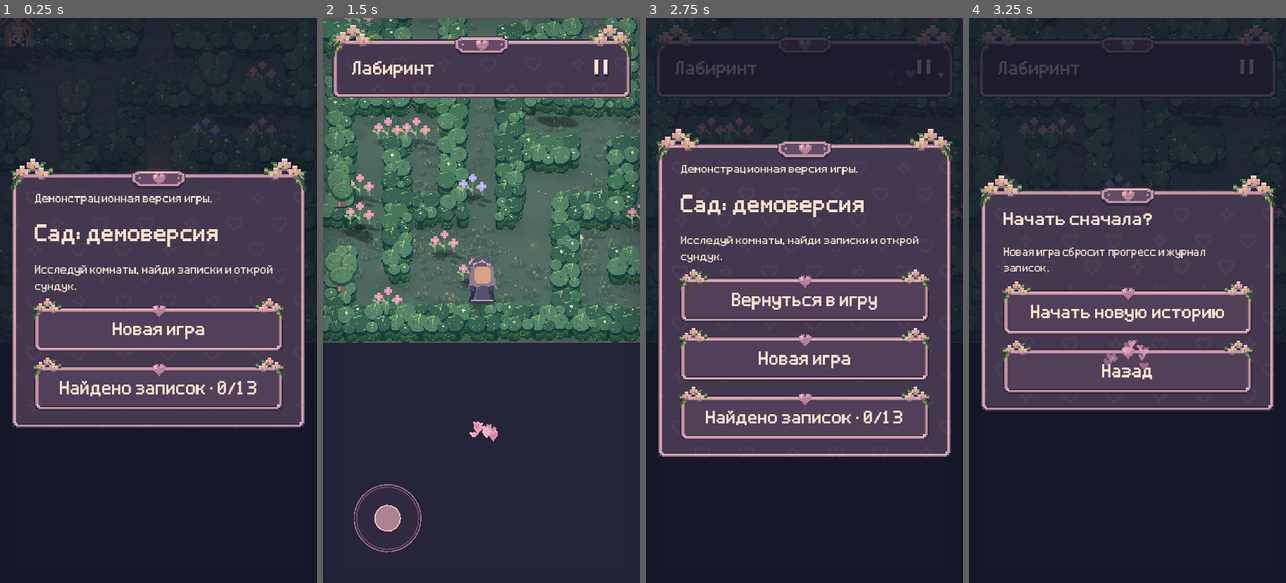
Above: before the commit, frames 1-4 (left to right).
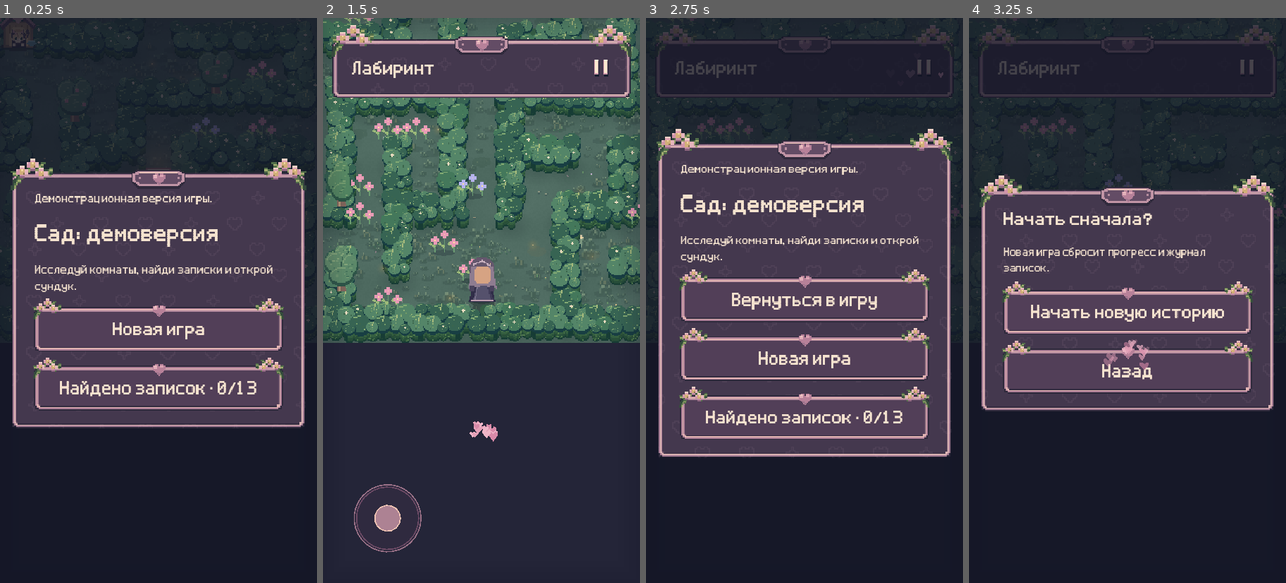
Above: after the commit, the same moments.

Repository: NQUAREx/dina-lovely
Game: Godot game, scene res://main.tscn
Same seed, same stepped clock (60 frames per second), same inputs: the game is played once before the commit and once after it. Sound files missing from this copy of the repository are replaced by a short silence.
Inputs (mouse positions are in pixels of both pictures, inside the frame that each line leads up to):
- Up to frame 1 (0.25 s): no input
- Up to frame 2 (1.5 s): click "Новая игра" at 0.5 s; click "Пойдём" at 1.25 s
- Up to frame 3 (2.75 s): click (924, 68) at 2 s
- Up to frame 4 (3.25 s): click "Новая игра" at 2.75 s

The runs differ from the first frame. In frame 2, 0.6% of the frame differs, in the area x 5-100%, y 17-48%; in frame 3, less than 0.1%; in frame 4, less than 0.1%.

Commit message:
Revert "Experiment with layered silhouette shadows and floor contact occlusion"
This reverts commit 74d3edac17de6b5ea097c690eaf975eb3dfeea0c.

Diff:
--- a/scripts/game.gd
+++ b/scripts/game.gd
@@ -26,7 +26,6 @@
 var companion:=preload("res://scripts/cat_companion.gd").new(self)
 var weapon_crates:=preload("res://scripts/weapon_crates.gd").new(self)
 var scene_fx:=preload("res://scripts/scene_fx.gd").new(self)
-var shadow_study:=preload("res://scripts/shadow_study.gd").new(self)
 var gate_junctions:=preload("res://scripts/gate_junctions.gd").new(self)
 var dig_quest := preload("res://scripts/dig_quest.gd").new(self)
 var note_flowers := preload("res://scripts/note_flowers.gd").new(self)
@@ -2403,7 +2402,6 @@
 	renderables.append({"kind":"player","pos":player,"id":""})
 	if not drawing_neighbor and playing and save_data.cat_tamed:renderables.append({"kind":"pet_cat","pos":companion.position,"id":"pet_cat"})
 	draw_paths()
-	shadow_study.draw(renderables)
 	world_tools.draw_ground()
 	# Fixed contact shade ties raised masonry to the ground grid. Only exposed
 	# floor edges receive it; no dynamic light or per-frame shadow projection.
--- a/scripts/shadow_study.gd
+++ /dev/null
@@ -1,78 +0,0 @@
-extends RefCounted
-## Reversible, screen-culled 2D shadow study. Cached silhouettes, no ray tracing.
-var g:Node2D
-var cache:Dictionary={}
-func _init(game:Node2D):g=game
-func textures(name:String)->Array:
- if cache.has(name):return cache[name]
- var texture:Texture2D
- var rect:=Rect2(-32,-86,64,96)
- if name=="stone":
-  texture=load("res://assets/wall_exposed.png");rect=Rect2(-32,-70,64,104)
- elif name=="post":
-  texture=load("res://assets/junction_stone_stone_top_left.png");rect=Rect2(-48,-160,96,224)
- elif name.begins_with("hedge_tree"):
-  texture=load("res://assets/"+name+".png");rect=Rect2(-32,-96,64,96)
- elif g.sprites.has(name):
-  var id:int=g.sprites[name]
-  var image:Image=g.atlas.get_image().get_region(Rect2i(id%16*32,id/16*48,32,48))
-  texture=ImageTexture.create_from_image(image)
- else:return []
- var soft:Image=texture.get_image()
- soft.resize(maxi(4,soft.get_width()/4),maxi(4,soft.get_height()/4),Image.INTERPOLATE_BILINEAR)
- soft.resize(texture.get_width(),texture.get_height(),Image.INTERPOLATE_BILINEAR)
- cache[name]=[texture,ImageTexture.create_from_image(soft),rect]
- return cache[name]
-func stamp(name:String,world:Vector2,scale_factor:float=1.0)->void:
- var p:Vector2=g.screen(world)
- if not g.get_viewport_rect().grow(190).has_point(p):return
- var data:=textures(name)
- if data.is_empty():return
- var reach:=.48
- var direction:=Vector2(.48,.38)
- # Tall forms throw longer shadows; small pickups stay near the ground.
- if name in ["stone","post"]:reach=.65
- var transform:=Transform2D(Vector2(1,0),Vector2(-direction.x,-reach),p)
- var rect:Rect2=data[2]
- rect.position*=scale_factor;rect.size*=scale_factor
- project(data[1],rect.grow(3),transform,Color(.035,.045,.075,.16))
- project(data[0],rect,transform,Color(.035,.045,.075,.23))
- # Layered contact occlusion connects the silhouette to the floor.
- for i in range(3):
-  var radius:float=(24.0-i*5)*scale_factor
-  g.draw_set_transform(p+Vector2(0,3),0,Vector2(1,.25))
-  g.draw_circle(Vector2.ZERO,radius,Color(.025,.035,.055,.07+i*.035))
- g.draw_set_transform(Vector2.ZERO)
-func project(texture:Texture2D,rect:Rect2,transform:Transform2D,color:Color)->void:
- var quad:=PackedVector2Array()
- for point in [rect.position,Vector2(rect.end.x,rect.position.y),rect.end,Vector2(rect.position.x,rect.end.y)]:quad.append(transform*point)
- var bounds:=Rect2(quad[0],Vector2.ZERO)
- for point in quad:bounds=bounds.expand(point)
- var offset:Vector2=g.screen(Vector2.ZERO)
- var first:=Vector2i((bounds.position-offset)/48)-Vector2i.ONE
- var last:=Vector2i((bounds.end-offset)/48)+Vector2i.ONE
- var inverse:=transform.affine_inverse()
- for y in range(maxi(0,first.y),mini(g.grid.size(),last.y+1)):
-  for x in range(maxi(0,first.x),mini(g.grid[0].length(),last.x+1)):
-   if not g.shadow_floor_cell(Vector2i(x,y)):continue
-   var p:=offset+Vector2(x,y)*48
-   var floor_quad:=PackedVector2Array([p,p+Vector2(48,0),p+Vector2(48,48),p+Vector2(0,48)])
-   for clipped in Geometry2D.intersect_polygons(quad,floor_quad):
-    var uv:=PackedVector2Array()
-    for point in clipped:uv.append((inverse*point-rect.position)/rect.size)
-    g.draw_polygon(clipped,PackedColorArray([color]),uv,texture)
-
-func draw(items:Array)->void:
- for item in items:
-  var kind:String=item.kind
-  if kind in ["player","dug","pond","path","sprout"]:continue
-  if kind=="doorway":
-   for side in [-1,1]:stamp("post",item.pos+Vector2(side*96,0))
-   continue
-  if kind=="accessory":kind="accessory_"+str(item.accessory)
-  if kind=="stand_flashlight":kind="flashlight_rest"
-  if kind=="weapon_crate":kind="crate"
-  if kind in ["tree","tree_apples","hedge_tree","hedge_tree_apples"]:
-   var v:=posmod(floori(item.pos.x/48)*17+floori(item.pos.y/48)*7,6)
-   kind+="_variant"+str(v)
-  stamp(kind,item.pos,.65 if item.get("on_table",false) or item.get("ground_tool",false) else 1.0)
Not shown, removed: scripts/shadow_study.gd.uid
Not shown, changed: PROJECT_CONTEXT.md
Not shown, removed: docs/game.11bfcda9648b.pck
Not shown, added: docs/game.ca3cd028cbdc.pck
Not shown, changed: docs/index.pck
